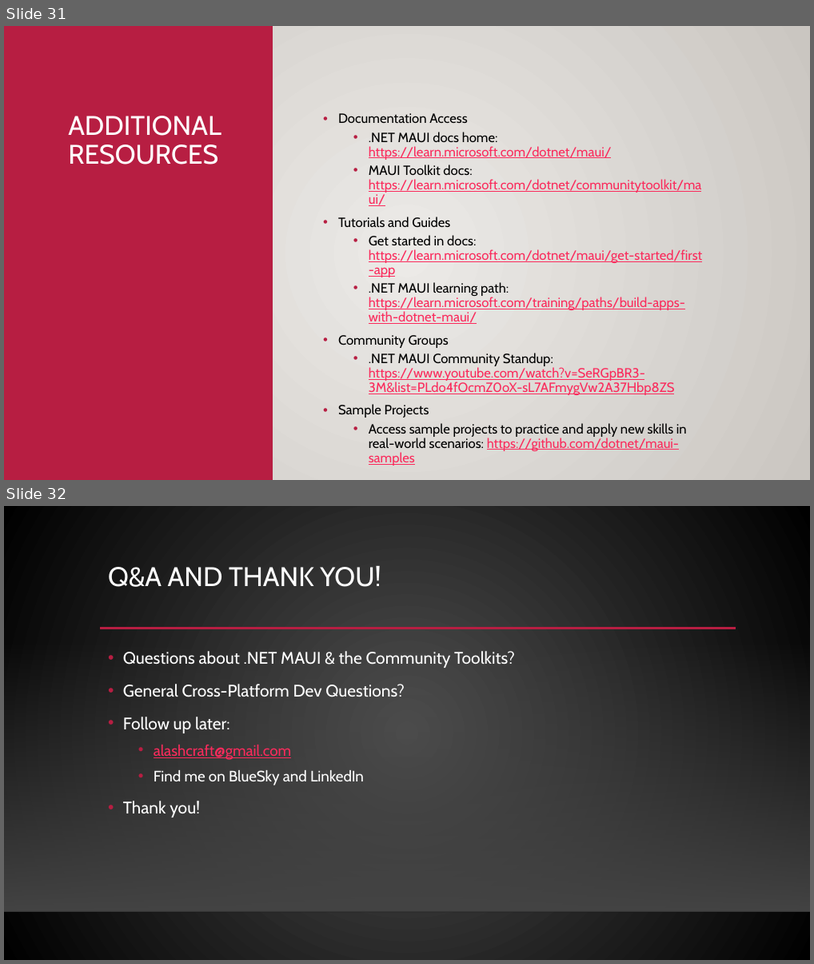
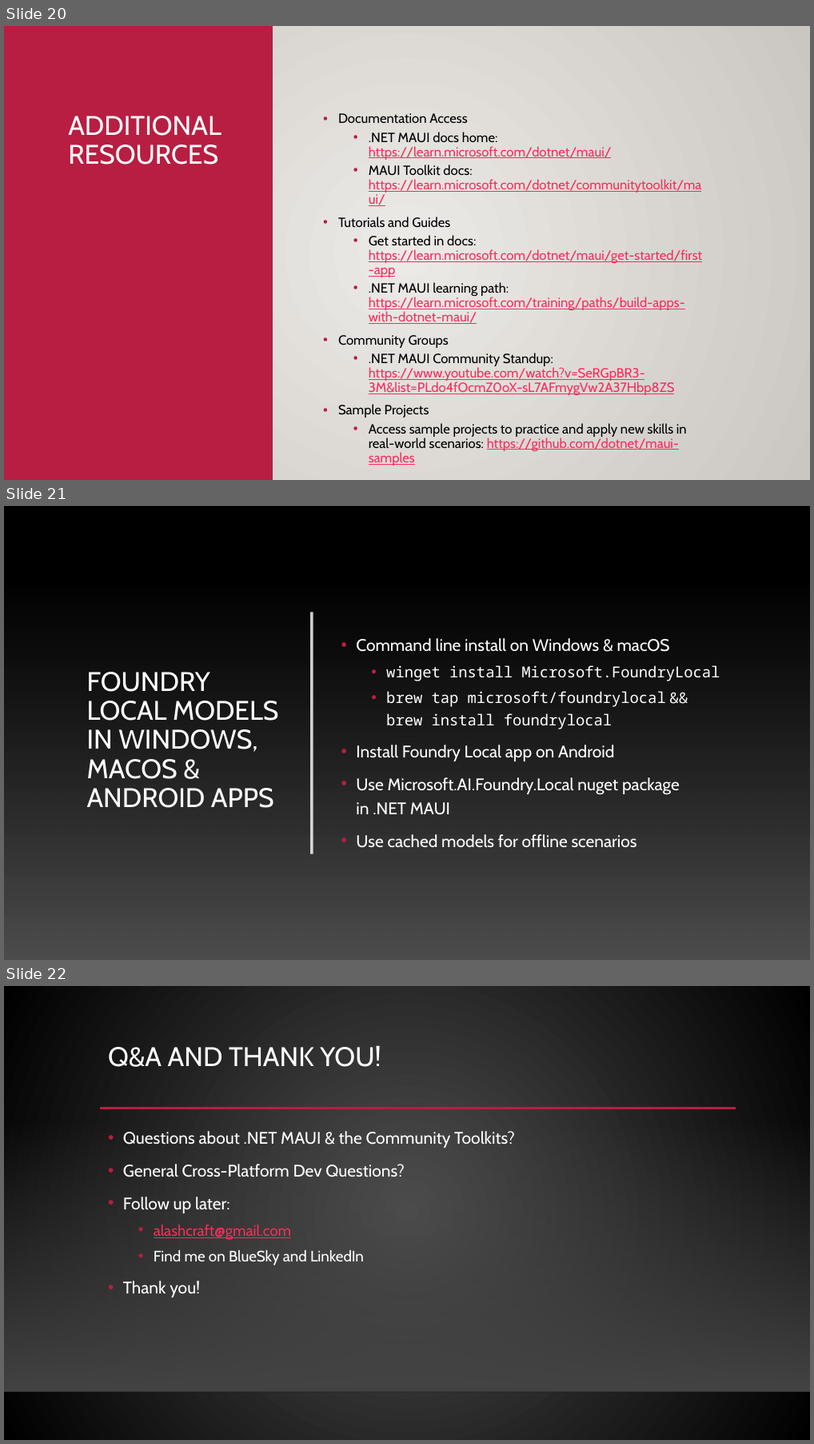
Before and after one commit to alvinashcraft/speaking, a slide deck: 2026/0115_CodeMash/Maui Toolkit/Create Multi-Platform Apps with .NET.pptx. Shown one above the other, each under a label of ours: slides 31 and 32 before the commit, slides 20, 21 and 22 after it. The pictures are 814x964 and 814x1444 pixels, drawn with LibreOffice and Linux fonts; fonts in the diff are those of the drawing; background and template pictures are left out. Boxes give left, top, right and bottom in pixels: in the first picture for what was removed or moved away, otherwise in the second. Text is boxed around its words. In the diff, an @@ line names an element or a change of style, - is before the commit and + after.

Commit message:
Update MAUI slides for codemash 2026

```diff
--- a/2026/0115_CodeMash/Maui Toolkit/Create Multi-Platform Apps with .NET.pptx
+++ b/2026/0115_CodeMash/Maui Toolkit/Create Multi-Platform Apps with .NET.pptx
@@ slide 21 added at (x1=4, y1=506, x2=810, y2=960), background picture (left out); not listed: 2 template elements that a slide beside it also shows @@
@@ rectangle added at (x1=4, y1=506, x2=810, y2=959), fill #000000 @@
@@ rectangle added at (x1=4, y1=585, x2=810, y2=960), fill gradient #3C3C3C to #4E4E4E @@
@@ line added from (312, 612) to (312, 853), #FFFFFF 2.5 pt @@
@@ text added at (x1=356, y1=638, x2=720, y2=848), 15 pt, text #FFFFFF @@
+• Command line install on Windows & macOS
+  • winget install Microsoft.FoundryLocal
+  • brew tap microsoft/foundrylocal && brew install foundrylocal
+• Install Foundry Local app on Android
+• Use Microsoft.AI.Foundry.Local nuget package in .NET MAUI
+• Use cached models for offline scenarios
@@ title added at (x1=87, y1=672, x2=278, y2=808), 24 pt, text #FFFFFF @@
+FOUNDRY LOCAL MODELS IN WINDOWS, MACOS & ANDROID APPS
@@ what was slide 31 is now slide 20 @@
@@ what was slide 32 is now slide 22 @@
```
Also in this commit, not shown: 4 slides changed, 11 slides removed.
